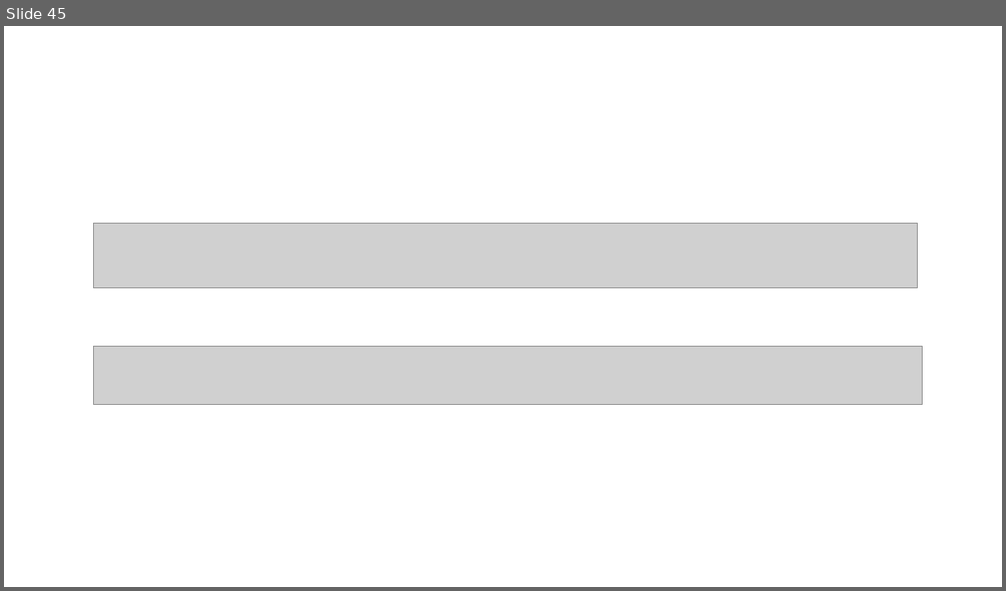
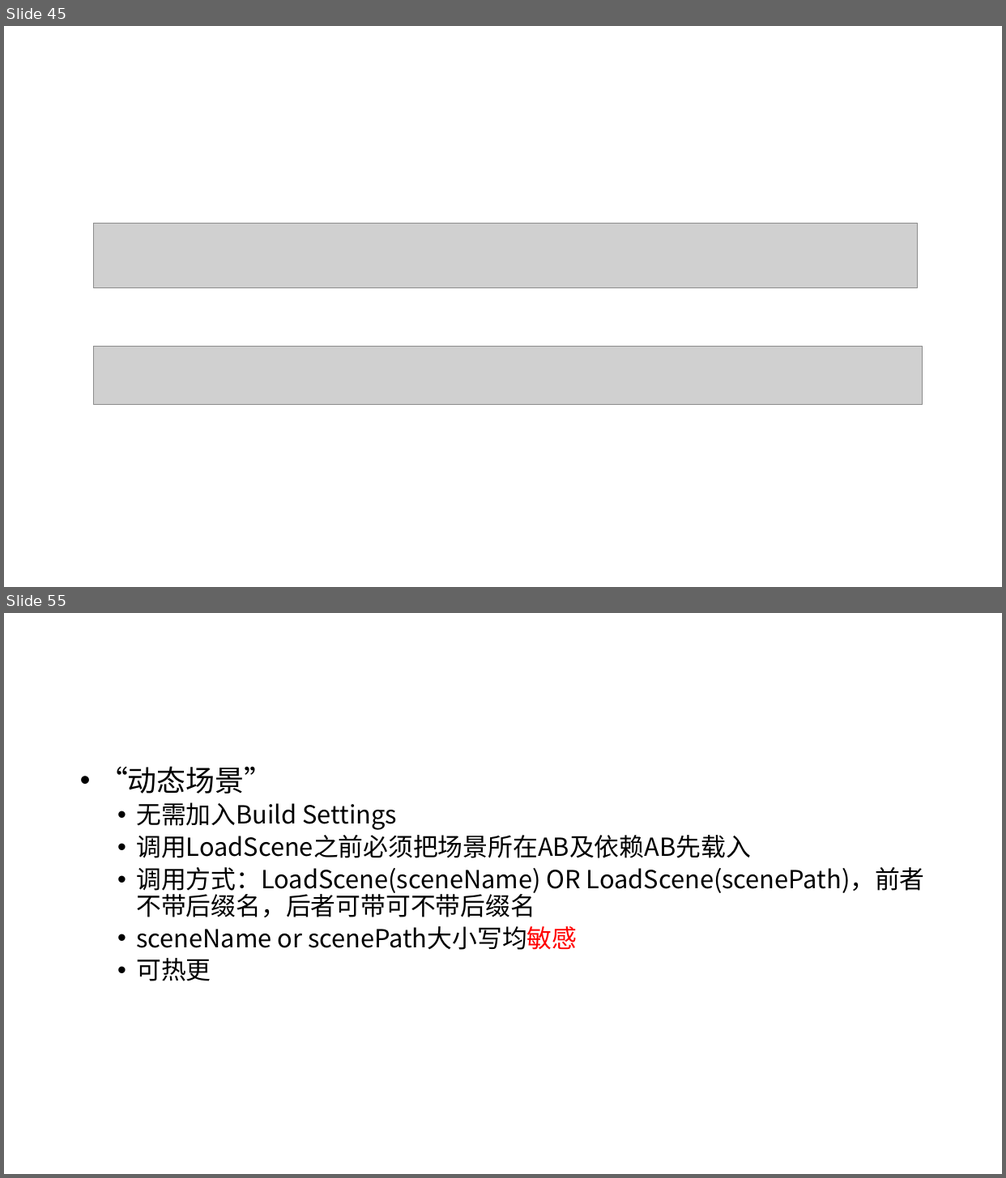
Before and after one commit to xukunn1226/__UnityFramework, a slide deck: Assets/Slice/《资源管理——从理论到实践》.pptx. Shown one above the other, each under a label of ours: slide 45 before the commit, slides 45 and 55 after it; the slides between them are not shown. The pictures are 1006x591 and 1006x1178 pixels, drawn with LibreOffice and Linux fonts; fonts in the diff are those of the drawing; grey boxes stand for pictures. Boxes give left, top, right and bottom in pixels: in the first picture for what was removed or moved away, otherwise in the second. Text is boxed around its words. In the diff, an @@ line names an element or a change of style, - is before the commit and + after.

```diff
--- a/Assets/Slice/《资源管理——从理论到实践》.pptx
+++ b/Assets/Slice/《资源管理——从理论到实践》.pptx
@@ slide 55 added at (x1=4, y1=613, x2=1002, y2=1174), background #FFFFFF @@
@@ text added at (x1=99, y1=766, x2=925, y2=982), 24 pt, text #000000 @@
+• “动态场景”
+  • 无需加入Build Settings
+  • 调用LoadScene之前必须把场景所在AB及依赖AB先载入
+  • 调用方式：LoadScene(sceneName) OR LoadScene(scenePath)，前者不带后缀名，后者可带可不带后缀名
+  • sceneName or scenePath大小写均敏感
+  • 可热更
```
Also in this commit, not shown: 2 slides changed, 11 other slides added, 5 other files.
